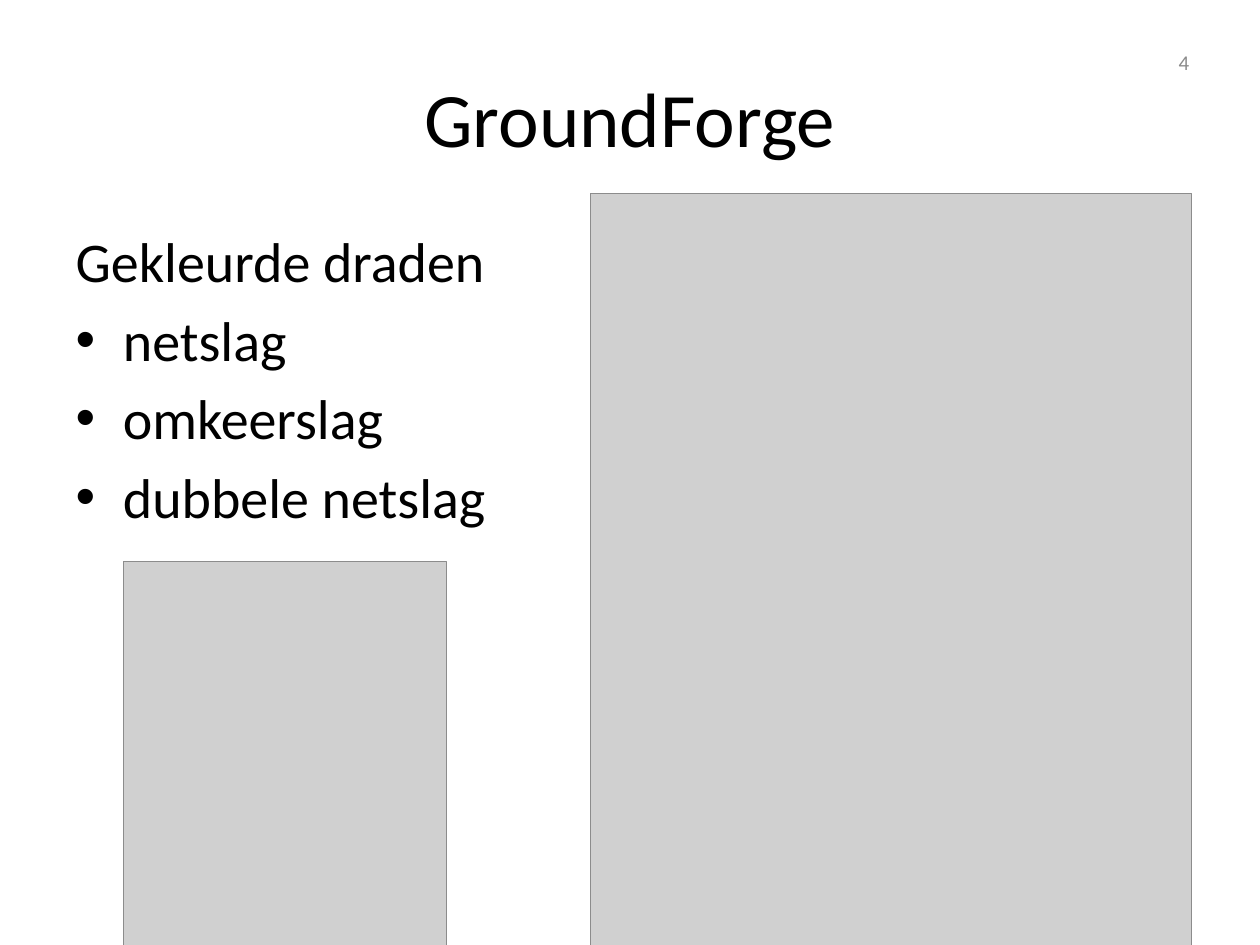
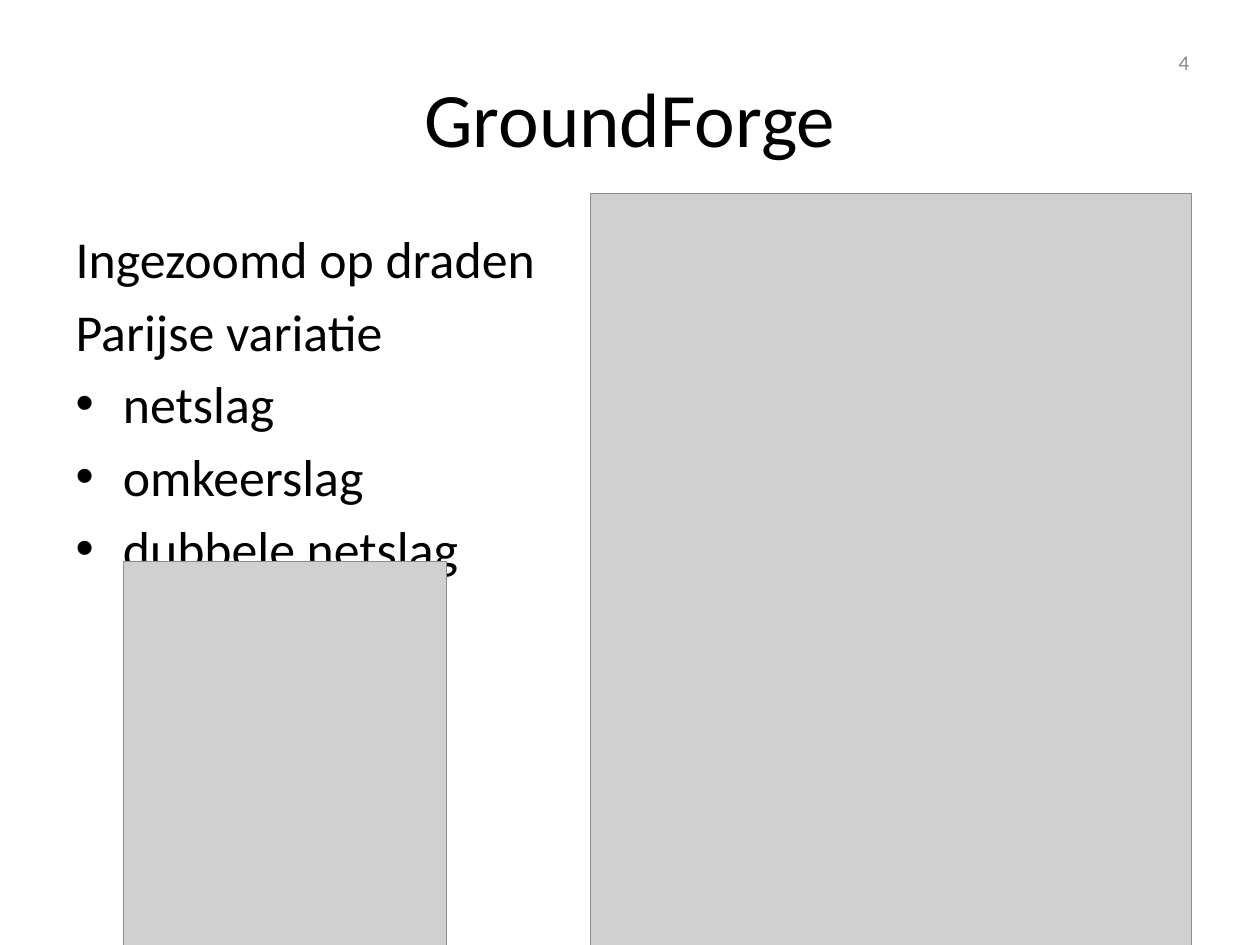
Before and after one commit to d-bl/GroundForge-help, a slide deck: slide 4 of docs/help/NL.pptx. Drawn at 1260x945 pixels with LibreOffice and Linux fonts; fonts in the diff are those of the drawing; grey boxes stand for pictures; background and template pictures are left out. Boxes give left, top, right and bottom in pixels: in the first picture for what was removed or moved away, otherwise in the second. Text is boxed around its words. In the diff, an @@ line names an element or a change of style, - is before the commit and + after.

```diff
--- a/docs/help/NL.pptx
+++ b/docs/help/NL.pptx
@@ text at [76, 242, 535, 360]: text changed; size 32 to 29.6 pt @@
-Gekleurde draden
+Ingezoomd op draden
+Parijse variatie
@@ text at [123, 387, 458, 580]: size 32 to 29.6 pt in "netslag", "omkeerslag", "dubbele netslag" @@
```
Also in this commit, not shown: 5 other slides changed, 1 slide added, 1 other file.
